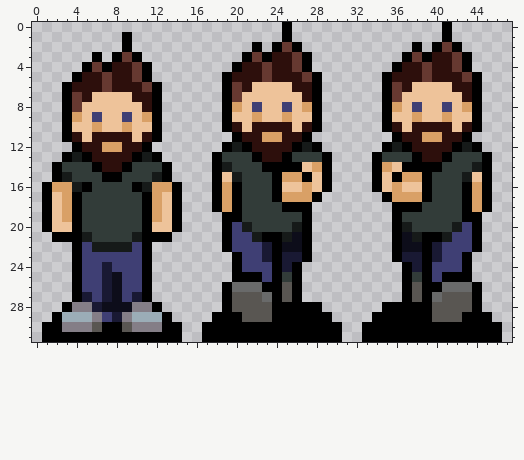
Two versions of one pixel-art sprite, assets/images/matt.png. This is how it looked before the edit.
The file is 48x32 pixels.
The same view after the edit:
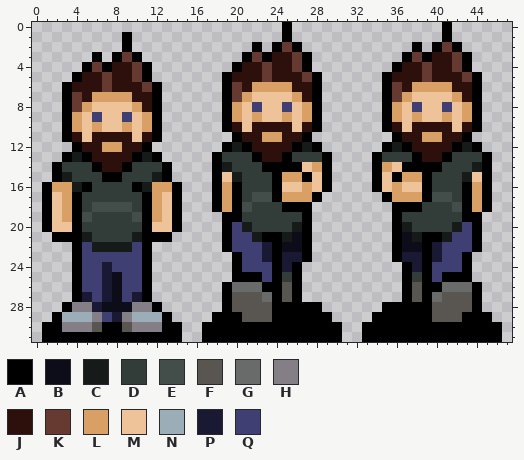
Palette (. is transparent): A #000000  B #0d0d1a  C #161a19  D #323c39  E #434d4a  F #595652  G #696a6a  H #847e87  J #2d0f0c  K #663931  L #d9a066  M #eec39a  N #9badb7  P #191933  Q #3f3f74
What changed:
@@ x 0..47 @@
  5 ....AJJKJJKA.......AJJJKJJJKA......AJJJKJJJKA...
- 6 ...AJJJKJJJKA......AKJMMMMJJA......AKJMMMMJJA...
- 7 ...AKJMMMMJJA......AKMMMMMMJA......AKMMMMMMJA...
- 8 ...AKMMMMMMJA......ALMQMMQMLA......ALMQMMQMLA...
- 9 ...ALMQMMQMLA......AMMLMMLMMA......AMMLMMLMMA...
-10 ...AMMLMMLMMA......AJMJJJJMJA......AJMJJJJMJA...
+ 6 ...AJJJKJJJKA......AKJLLLLJJA......AKJLLLLJJA...
+ 7 ...AKJLLLLJJA......AKLMMMMLJA......AKLMMMMLJA...
+ 8 ...AKLMMMMLJA......ALMQMMQMLA......ALMQMMQMLA...
+ 9 ...ALMQMMQMLA......ALMLMMLMLA......ALMLMMLMLA...
+10 ...ALMLMMLMLA......AJMJJJJMJA......AJMJJJJMJA...
 11 ...AJMJJJJMJA.......AJJLLJJA........AJJLLJJA....
@@ x 0..47 @@
 16 .ALLCADDDDACLLA...ALADDDAMMLMA....AMLMMADDDALA..
-17 .AMLADDDDDDALMA...ALADDDALLLA......ALLLADDDALA..
-18 .AMLADDDDDDALMA...ALADDDDAAA........AAADDDDALA..
-19 .AMLADDDDDDALMA....AADDDDDDA........ADDDDDDAA...
+17 .AMLADDDDDDALMA...ALADEEALLLA......ALLLAEEDALA..
+18 .AMLADEEEEDALMA...ALAEDDDAAA........AAADDDEALA..
+19 .AMLAEDDDDEALMA....AADDDDDDA........ADDDDDDAA...
 20 .AMMADDDDDDAMMA....AQCDDDDCA........ACDDDDCQA...
Pixel boxes of the changes (left, top, right, bottom) in both pictures:
changed: (232, 82, 312, 122)
changed: (392, 82, 472, 122)
changed: (72, 92, 152, 132)
changed: (242, 192, 272, 212)
changed: (432, 192, 462, 212)
changed: (82, 202, 142, 222)
